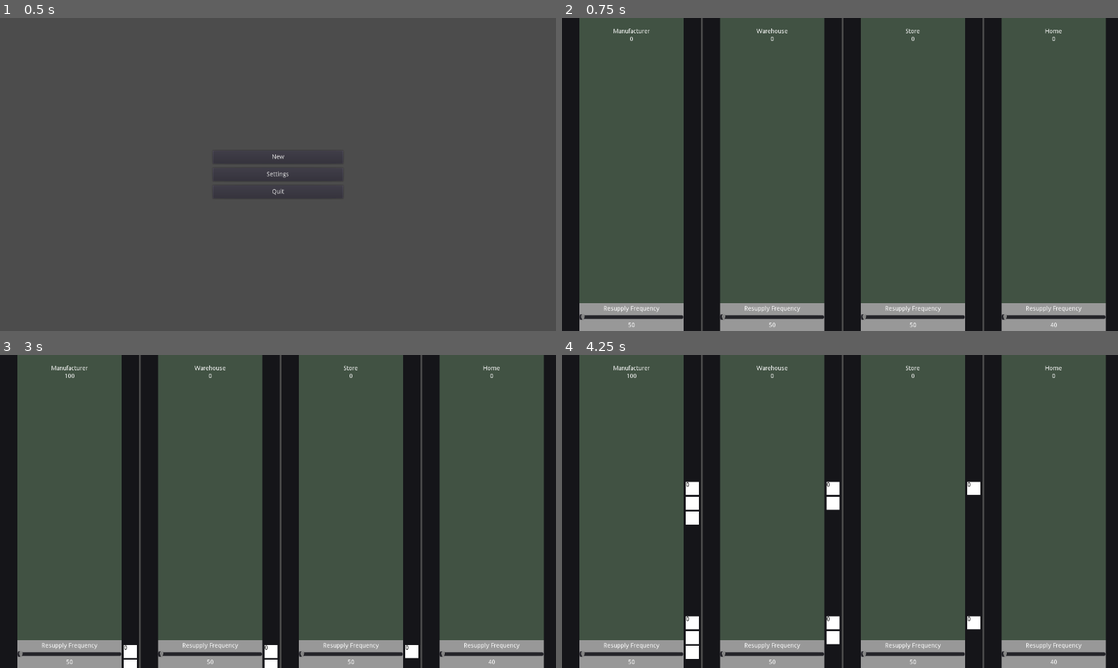
Above: before the commit, frames 1-4 (two rows, left to right).
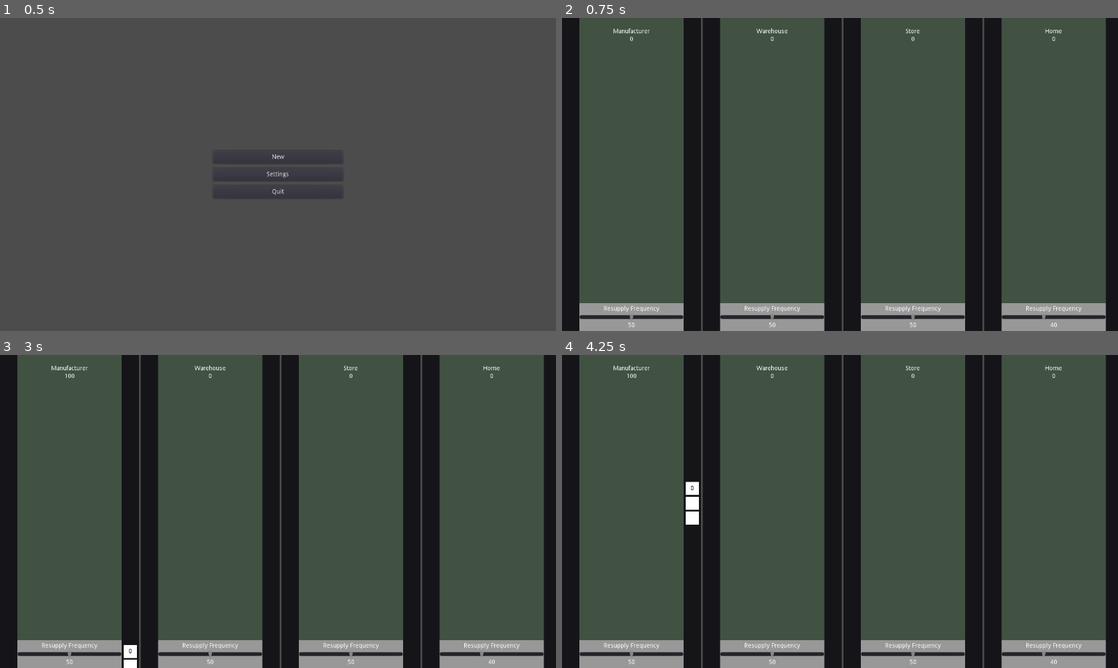
Above: after the commit, the same moments.

Repository: kevinlights/supply-chain
Game: Godot game, scene res://gui/menu.tscn
Two runs of this game, one before a commit and one after it. Both use one fixed random seed, a clock stepped at 60 frames per second and the inputs below.
Inputs:
- Up to frame 1 (0.5 s): no input
- Up to frame 2 (0.75 s): click "New" at 0.5 s
- Up to frame 3 (3 s): tap Enter at 1.25, 2.75 s; tap Space at 2 s
- Up to frame 4 (4.25 s): no input

Frame 1 is identical in both runs. In frame 2, less than 0.1% of the frame differs, in the area x 3-87%, y 94-97%; in frame 3, 0.4%; in frame 4, 1.0%, in the area x 3-87%, y 40-98%.

Commit message:
Implemented sliders. * Reduced irrelevant calls to set the stock level text with adjust_stock * Simplified adjust_pending_stock * Centered cargo value

Diff:
--- a/game_entities/SupplyPoint.gd
+++ b/game_entities/SupplyPoint.gd
@@ -15,6 +15,7 @@
 var is_consuming : bool
 var upstream : Node
 var downstream : Node
+var demand_slider : HSlider
 
 # Temporary
 var demand_factor : float
@@ -22,22 +23,26 @@
 
 # Can the supply point receive the amount of toilet paper?
 func request_stock(amount : int):
+	if !is_instance_valid(upstream):
+		print("Something terrible has happened!")
+		return
+
+	if upstream.stock_level - pending_stock <= 0:
+		return
+
 	var vehicle = transit_vehicle_scene.instance()
-
 	if transit_size != -1:
 		vehicle.set_cargo_limit(transit_size)
 	# Vehicle checks for how much is needed then collects and delivers
-	var quantity : int = int(min(amount, max_stock_level - stock_level))
-	add_pending_stock(quantity)
-	vehicle.order(quantity, upstream)
+	vehicle.order(int(min(amount, max_stock_level - stock_level)), upstream)
 
 # Add stock to stock_level, limited by the max
 func produce_stock(amount: int) -> void:
-	stock_level = int(min(max_stock_level, stock_level + amount))
+	adjust_stock(amount)
 
 # Draw from the existing stockpile (no toilet paper debt yet)
 func consume_stock(amount: int) -> void:
-	stock_level = int(max(0, stock_level - amount))
+	adjust_stock(-amount)
 
 # Constructor for SupplyPoint. Default supply points start without stock and
 # demand 50 units of toilet paper. Default constraints are [0, 100]
@@ -55,10 +60,11 @@
 	is_consuming = false
 	demand_factor = 1.0
 	transit_size = -1
-	name = new_name
-	get_node("SupplyPointVisual/VBoxContainer/Title").set_text(name)
+	sp_name = new_name
+	get_node("SupplyPointVisual/VBoxContainer/Title").set_text(sp_name)
 	get_node("SupplyPointVisual/VBoxContainer/Stock").set_text(str(stock_level))
 	get_node("SupplyPointVisual/VBoxContainer/Panel/VBoxContainer/DemandValue").set_text(str(demand_level))
+	get_node("SupplyPointVisual/VBoxContainer/Panel/VBoxContainer/Demand").set_value(demand_level)
 
 func set_demand_factor(value : float) -> void:
 	demand_factor = value
@@ -80,22 +86,30 @@
 	value.upstream = self
 
 # add_pending_stock always adds to pending stock. Negative values on delivery
-func add_pending_stock(value : int) -> void:
+func adjust_pending_stock(value : int) -> void:
 	pending_stock += value
 
 # adjust_stock is a helper function to centralize all stock adjustments
-func adjust_stock() -> void:
-	if is_producing:
-		produce_stock(demand_level)
-	if is_consuming:
-		consume_stock(demand_level)
-	if stock_level < demand_level:
-		request_stock(int(demand_level * demand_factor))
+func adjust_stock(value : int) -> void:
+	stock_level = int(clamp(stock_level + value, 0, max_stock_level))
+	get_node("SupplyPointVisual/VBoxContainer/Stock").set_text(str(stock_level))
+
+func update_demand(value : float) -> void:
+	demand_level = int(value)
+	get_node("SupplyPointVisual/VBoxContainer/Panel/VBoxContainer/DemandValue").set_text(str(demand_level))
 
 func _process(delta):
 	counter += delta
 	if counter >= tick_rate:
 		counter -= tick_rate
-		if(is_producing or is_consuming or (stock_level < demand_level)):
-			adjust_stock()
-	get_node("SupplyPointVisual/VBoxContainer/Stock").set_text(str(stock_level))
+		if is_producing:
+			produce_stock(demand_level)
+		else:
+			if is_consuming:
+				consume_stock(demand_level)
+			if stock_level + pending_stock < demand_level:
+				request_stock(int(demand_level * demand_factor))
+
+func _ready() -> void:
+	demand_slider = get_node("SupplyPointVisual/VBoxContainer/Panel/VBoxContainer/Demand")
+	demand_slider.connect("value_changed", self, "update_demand")
--- a/game_entities/TransitVehicle.gd
+++ b/game_entities/TransitVehicle.gd
@@ -17,11 +17,12 @@
 func order(amount : int, sp : Node) -> void:
 	destination = sp
 	desired_cargo = int(min(amount, cargo_limit))
+	sp.downstream.adjust_pending_stock(desired_cargo)
 	start_travel(destination.get_node("LeftLane"))
 
 func pick_up():
 	cargo = int(min(desired_cargo, destination.stock_level))
-	destination.stock_level -= cargo
+	destination.adjust_stock(-cargo)
 	has_picked_up = true
 	destination = destination.downstream
 	start_travel(destination.get_node("RightLane"))
@@ -29,9 +30,8 @@
 # Vehicle delivers its cargo to the given supply point. Any surplus to the
 # supply point's capacity is thrown away
 func deliver() -> void:
-	var quantity : int = int(min(destination.max_stock_level, destination.stock_level + cargo))
-	destination.stock_level = quantity
-	destination.add_pending_stock(quantity * -1) # Removing pending stock is adding negative stock
+	destination.adjust_stock(cargo)
+	destination.adjust_pending_stock(-desired_cargo) # Removing pending stock is adding negative stock
 	# cargo does not get set to 0 since the vehicle is destroyed after
 	queue_free()
 
--- a/game_entities/TransitVehicle.tscn
+++ b/game_entities/TransitVehicle.tscn
@@ -18,7 +18,12 @@
 
 [node name="Cargo" type="Label" parent="ColorRect"]
 margin_bottom = 14.0
+rect_min_size = Vector2( 30, 30 )
+size_flags_horizontal = 3
+size_flags_vertical = 3
 custom_colors/font_color = Color( 0, 0, 0, 1 )
+align = 1
+valign = 1
 __meta__ = {
 "_edit_use_anchors_": false
 }
--- a/gui/Game.gd
+++ b/gui/Game.gd
@@ -29,12 +29,12 @@
 
 	sp_list.push_back(supply_point_scene.instance())
 	sp_list.back().init("Store")
-	sp_list.back().set_transit_size(39)
+	sp_list.back().set_transit_size(40)
 
 	sp_list.push_back(supply_point_scene.instance())
 	sp_list.back().init("Home", 100, 0, 40)
 	sp_list.back().set_is_consuming(true)
-	sp_list.back().set_demand_factor(0.5)
+	# sp_list.back().set_demand_factor(0.5)
 
 	setup_downstreams(sp_list)
 	add_supply_points(sp_list)
